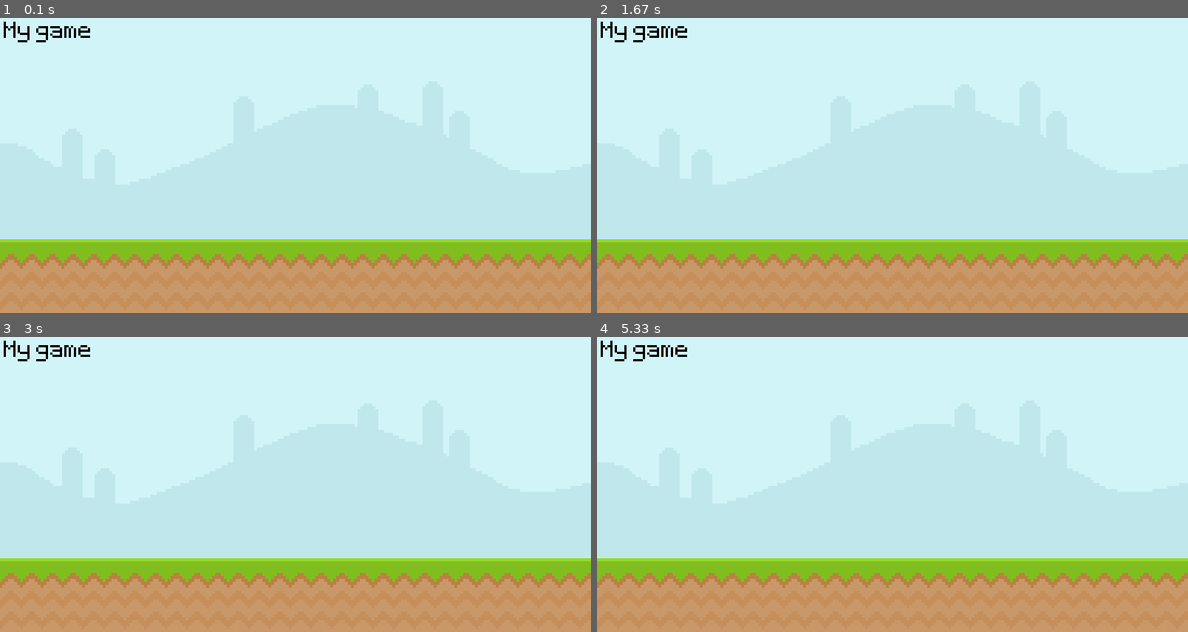
Above: before the commit, frames 1-4 (two rows, left to right).
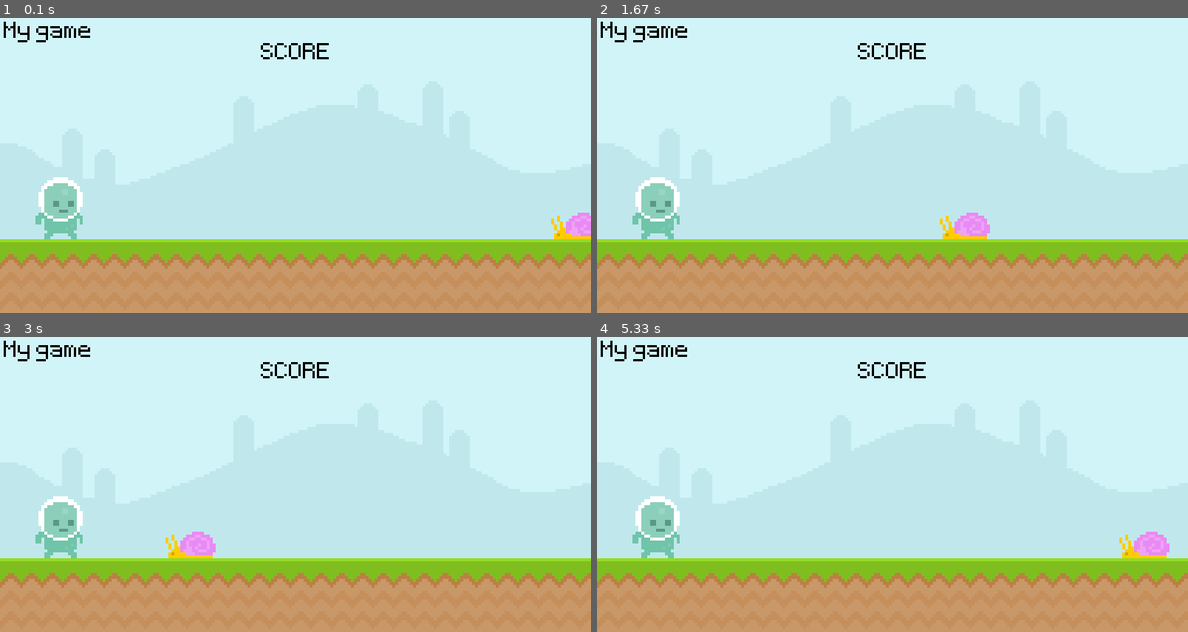
Above: after the commit, the same moments.

Repository: qwedsws/pygame_basic
Game: pygame game, started from main.py
The game is run twice, just before and just after one commit, with the same random seed, the same clock (stepped at 60 frames per second) and the same inputs.
Inputs (mouse positions are in pixels of both pictures, inside the frame that each line leads up to):
- Up to frame 1 (0.1 s): no input
- Up to frame 2 (1.67 s): click (656, 206) at 0.38 s
- Up to frame 3 (3 s): no input
- Up to frame 4 (5.33 s): no input

The runs differ from the first frame. In frame 1, 1.9% of the frame differs, in the area x 6-100%, y 8-75%; in frame 2, 2.1%, in the area x 6-67%, y 8-75%; in frame 3, 2.1%; in frame 4, 2.1%.

Commit message:
player and enemy

Diff:
--- a/main.py
+++ b/main.py
@@ -7,19 +7,47 @@
 clock = pygame.time.Clock()
 test_font = pygame.font.Font('font/Pixeltype.ttf', 50)
 
-sky_surface = pygame.image.load('graphics/Sky.png')
-ground_surface = pygame.image.load('graphics/ground.png')
+sky_surface = pygame.image.load('graphics/Sky.png').convert_alpha()
+ground_surface = pygame.image.load('graphics/ground.png').convert_alpha()
 text_surface = test_font.render('My game', False, 'Black')
+score_surface = test_font.render('SCORE', False, 'Black')
+
+
+snail_surface = pygame.image.load('graphics/snail/snail1.png').convert_alpha()
+snail_rect = snail_surface.get_rect(midbottom = (800,300))
+player_surface = pygame.image.load('graphics/Player/player_walk_1.png').convert_alpha()
+player_rect = player_surface.get_rect(midbottom = (80,300))
+score_rect = score_surface.get_rect(center=(400,50))
+
 
 while True:
     for event in pygame.event.get():
         if event.type == pygame.QUIT:
             pygame.quit()
             exit()
+        if event.type == pygame.MOUSEMOTION:
+            if player_rect.collidepoint(event.pos):
+                print('collide')
 
     screen.blit(sky_surface,(0,0)) # 0,0 is top left of the surface. its like x,y axis
     screen.blit(ground_surface, (0, 300))
     screen.blit(text_surface,(5,5))
+    screen.blit(score_surface,score_rect)
+
+    if snail_rect.x < -100:
+        snail_rect.x = 800
+
+    snail_rect.x -= 3
+    screen.blit(snail_surface,snail_rect)
+    #print(player_rect.left)
+    screen.blit(player_surface,player_rect)
+
+    #if player_rect.colliderect(snail_rect):
+    #    snail_rect.x += 80
+
+    #mouse_pos = pygame.mouse.get_pos()
+    #if player_rect.collidepoint(mouse_pos):
+    #    print('collision')
 
     pygame.display.update()
     clock.tick(60) # 60FPS limits While loop
